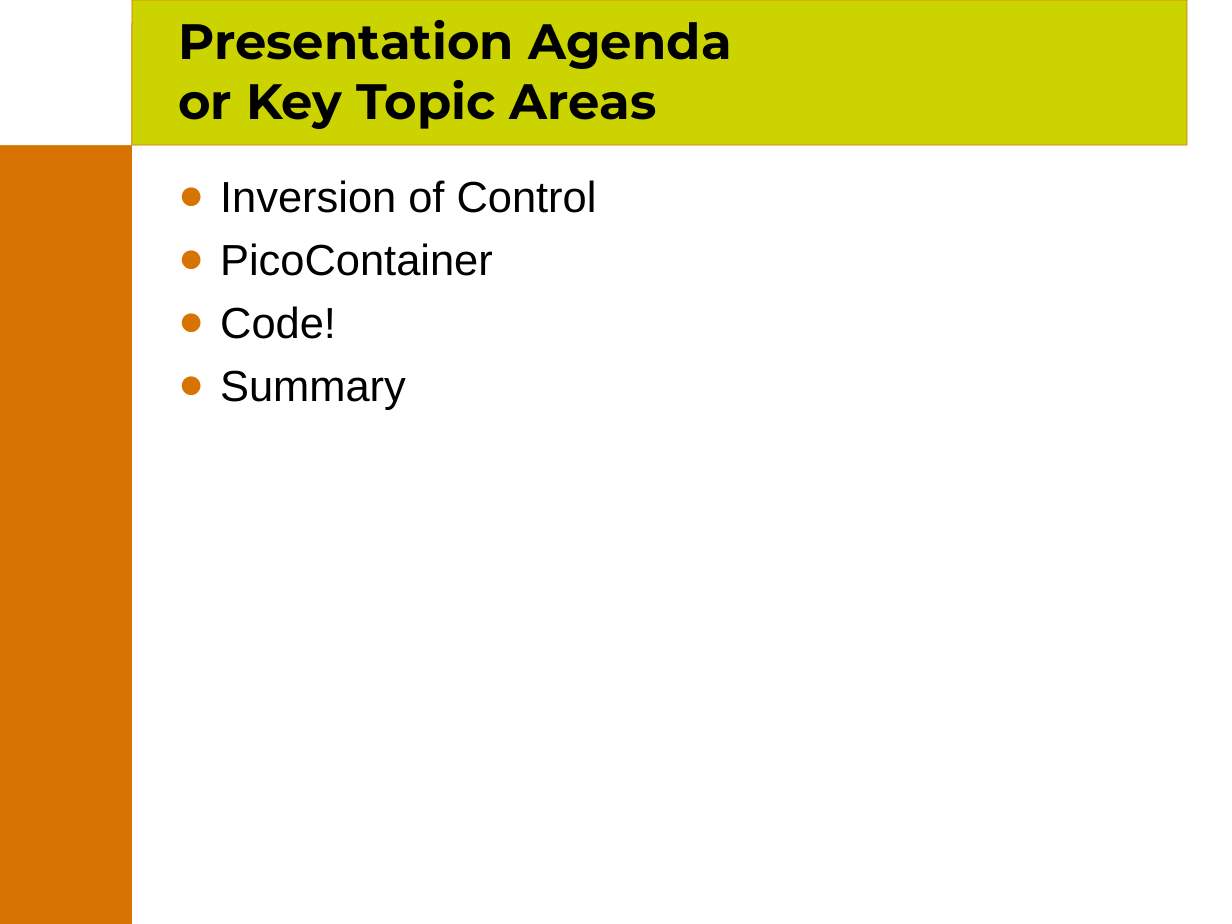
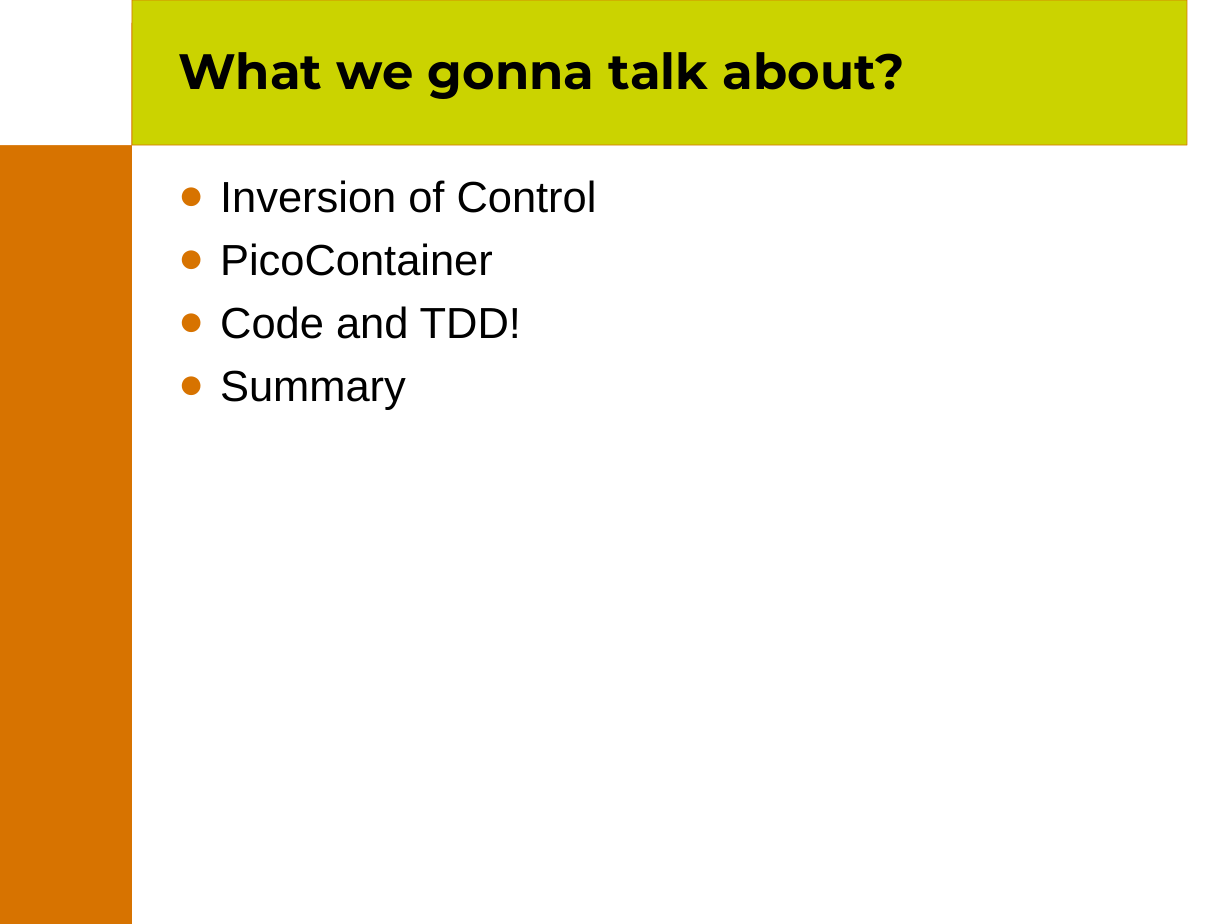
Before and after one commit to joehni/PicoContainer1-CVS, a slide deck: slide 5 of site/presentations/PicoContainer.ppt (slide 6 before the commit). Drawn at 1232x924 pixels with LibreOffice and Linux fonts; fonts in the diff are those of the drawing; background and template pictures are left out. Boxes give left, top, right and bottom in pixels: in the first picture for what was removed or moved away, otherwise in the second. Text is boxed around its words. In the diff, an @@ line names an element or a change of style, - is before the commit and + after.

```diff
--- a/site/presentations/PicoContainer.ppt
+++ b/site/presentations/PicoContainer.ppt
@@ title at (178,52,905,99): text changed @@
-Presentation Agenda
-or Key Topic Areas
+What we gonna talk about?
@@ text at (220,306,521,339): text changed @@
-● Code!
+● Code and TDD!
```
Also in this commit, not shown: 14 other slides changed, 8 slides added, 4 slides removed.
